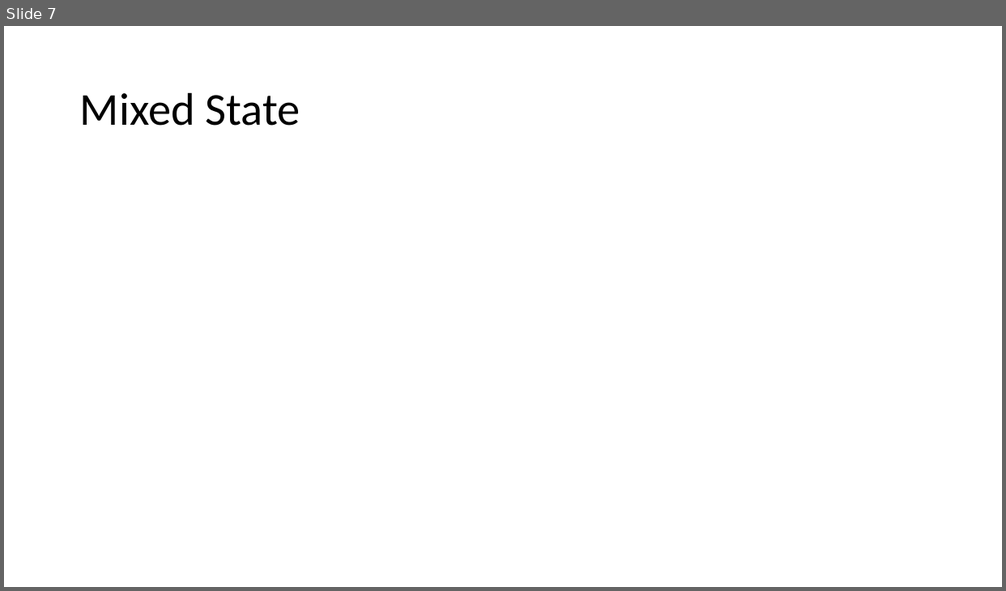
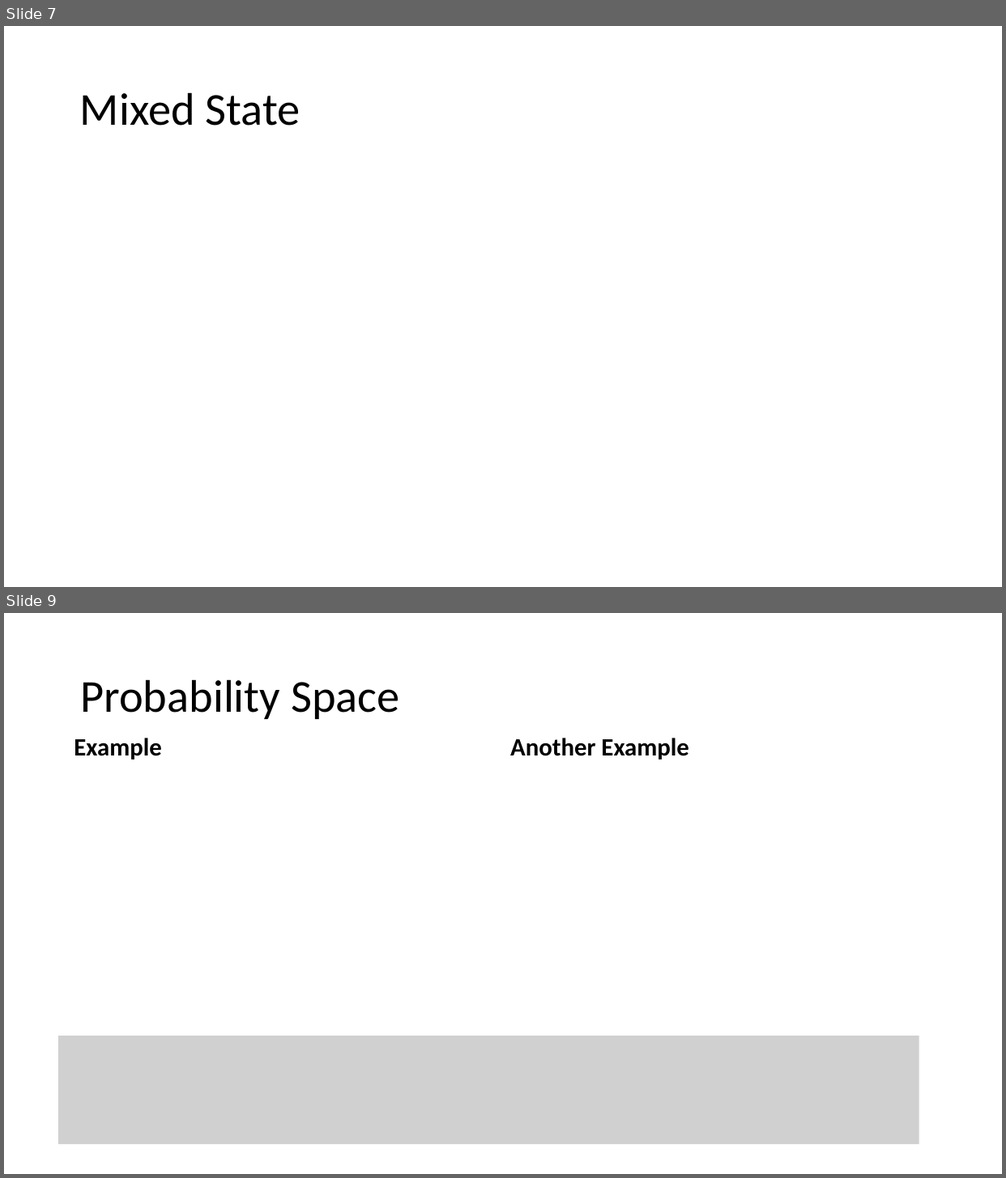
Before and after one commit to yuttai/Contextuality-and-Nonlocality-in-Discrete-Quantum-Theory, a slide deck: defense.pptx. Shown one above the other, each under a label of ours: slide 7 before the commit, slides 7 and 9 after it; the slides between them are not shown. The pictures are 1006x591 and 1006x1178 pixels, drawn with LibreOffice and Linux fonts; fonts in the diff are those of the drawing; grey boxes stand for pictures. Boxes give left, top, right and bottom in pixels: in the first picture for what was removed or moved away, otherwise in the second. Text is boxed around its words. In the diff, an @@ line names an element or a change of style, - is before the commit and + after.

Commit message:
dissertation.lyx "2.2.1 Classical and Quantum Probability Spaces" Added a TODO...

```diff
--- a/defense.pptx
+++ b/defense.pptx
@@ slide 9 added at [4, 613, 1002, 1174], background #FFFFFF @@
@@ title added at [80, 679, 399, 719], 44 pt, text #000000 @@
+Probability Space
@@ text added at [74, 738, 161, 760], 24 pt, text #000000, bold @@
+Example
@@ text added at [510, 738, 688, 760], 24 pt, text #000000, bold @@
+Another Example
@@ picture added at [58, 1036, 919, 1144] @@
```
Also in this commit, not shown: 1 slide changed, 6 other slides added, 4 other files.
